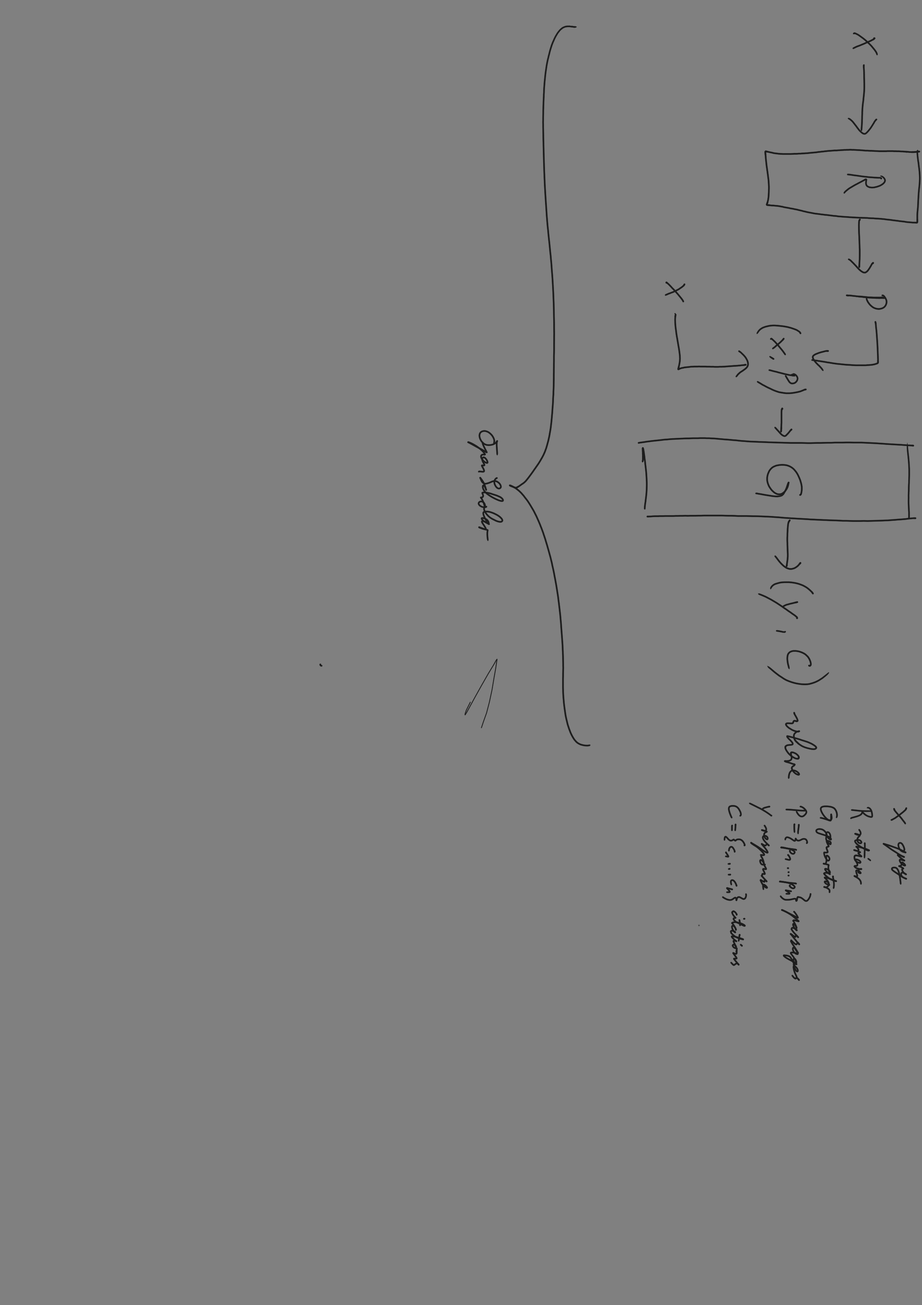
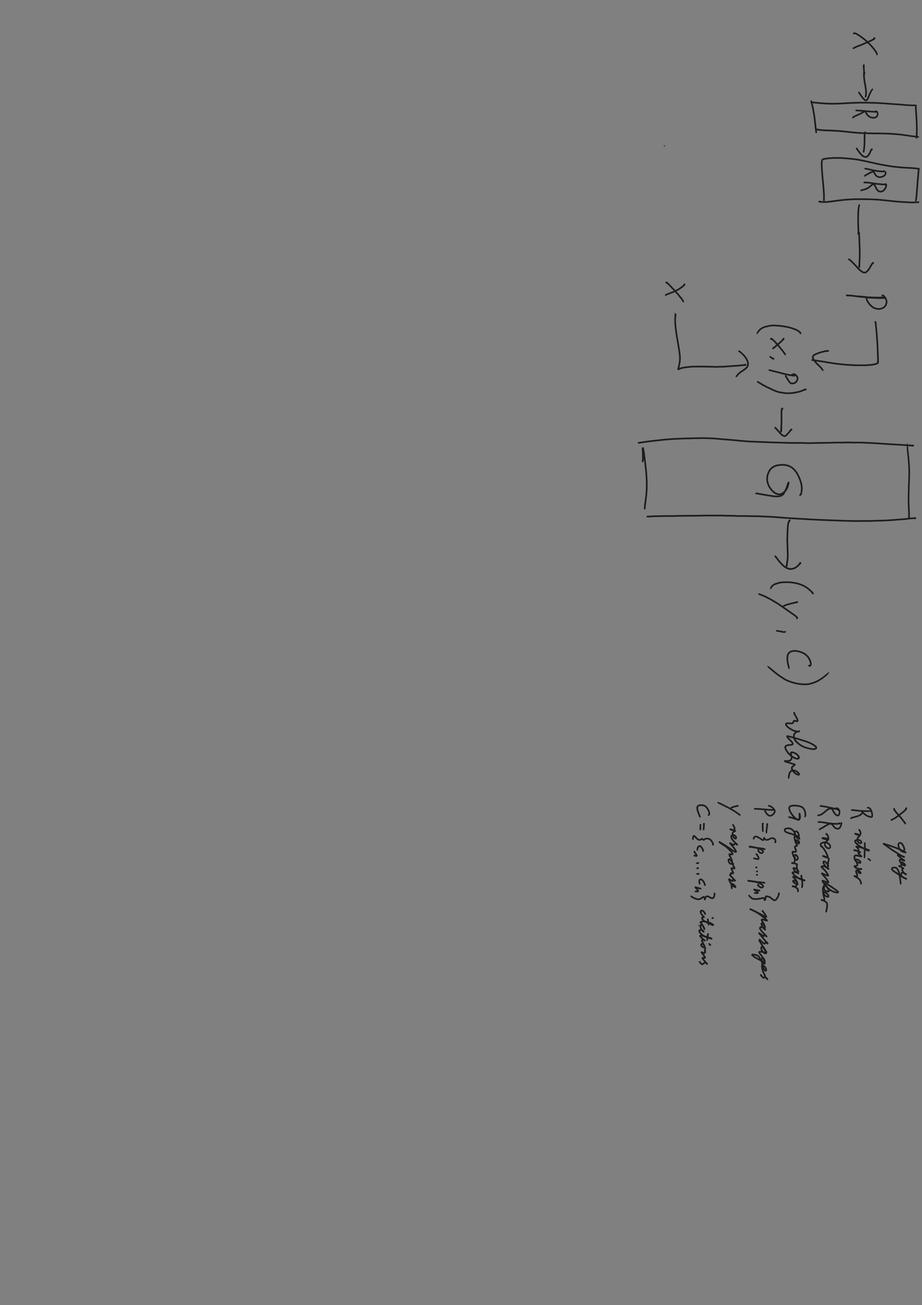
Layered file, before and after one edit (922 × 1305). Changes by layer:
painted on "Paint Layer 1" over [319, 25, 922, 981]
